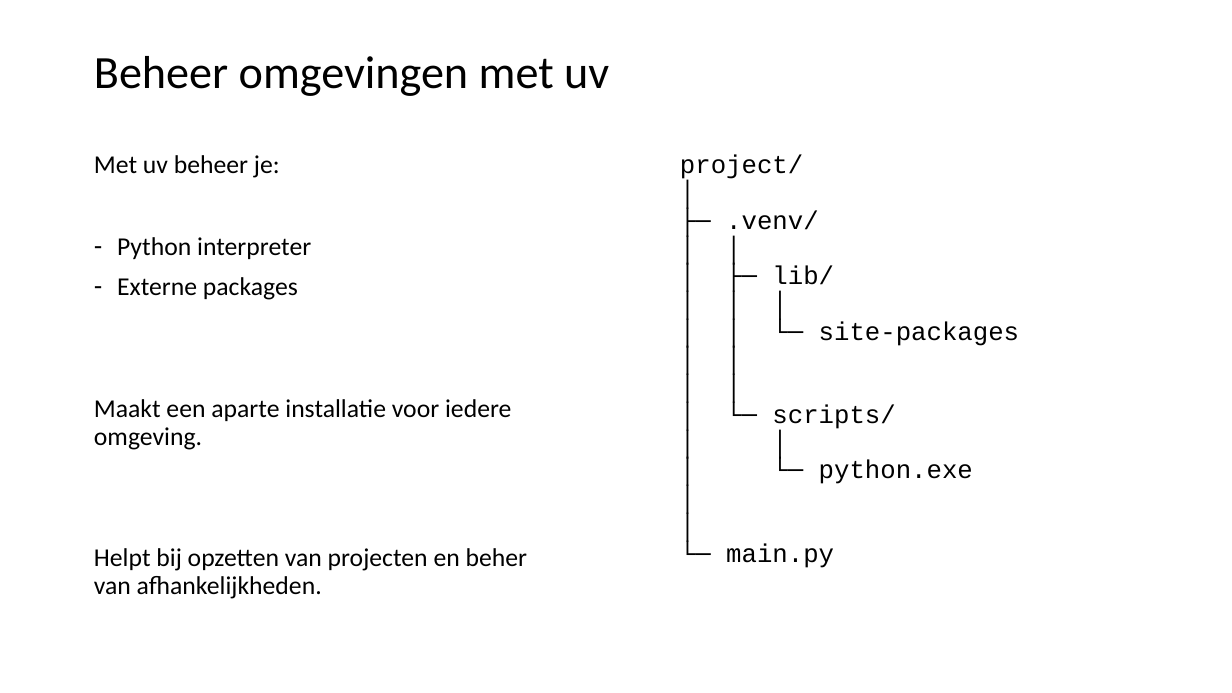
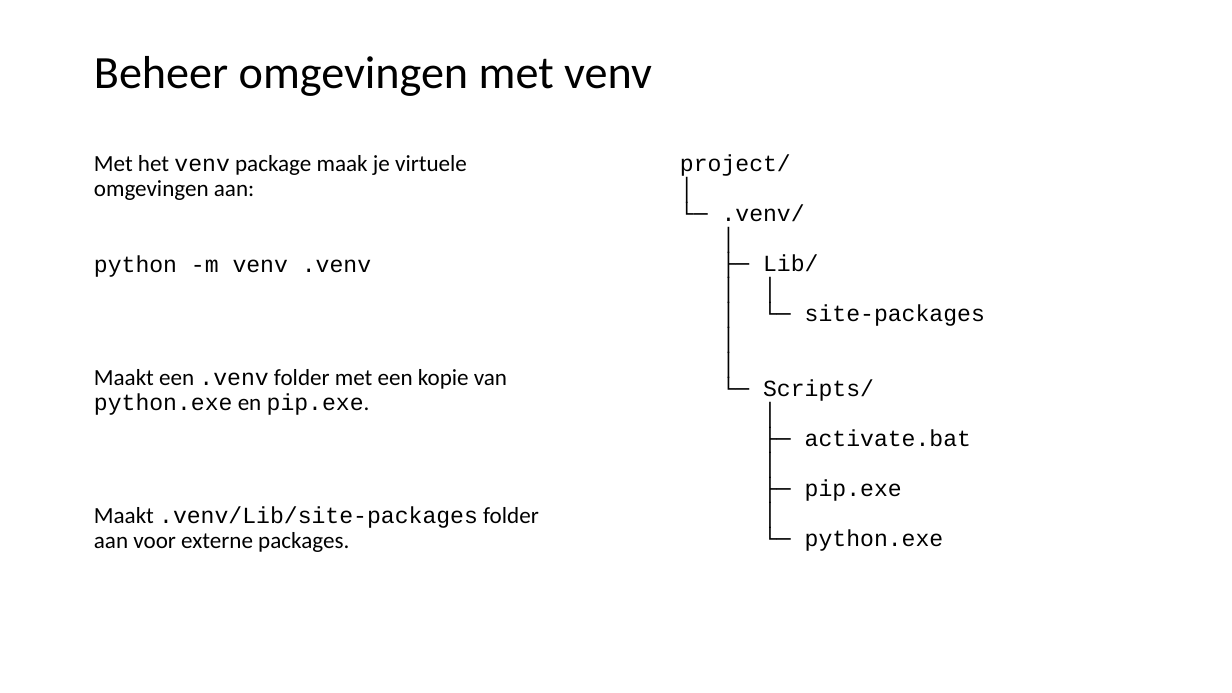
Before and after one commit to LFKoning/knowledge-sharing, a slide deck: slide 17 of python_course_4p/1_venv_package/1_venv_package.pptx (slide 14 before the commit). Drawn at 1232x693 pixels with LibreOffice and Linux fonts; fonts in the diff are those of the drawing. Boxes give left, top, right and bottom in pixels: in the first picture for what was removed or moved away, otherwise in the second. Text is boxed around its words. In the diff, an @@ line names an element or a change of style, - is before the commit and + after.

Commit message:
Update Python 4P part 1 and 4

```diff
--- a/python_course_4p/1_venv_package/1_venv_package.pptx
+++ b/python_course_4p/1_venv_package/1_venv_package.pptx
@@ title at <box>94,56,652,96</box>: text changed @@
-Beheer omgevingen met uv
+Beheer omgevingen met venv
@@ text at <box>94,155,539,552</box>: text changed; size 20 to 18 pt @@
-Met uv beheer je:
-– Python interpreter
-– Externe packages
-Maakt een aparte installatie voor iedere omgeving.
-Helpt bij opzetten van projecten en beher van afhankelijkheden.
+Met het venv package maak je virtuele omgevingen aan:
+python -m venv .venv
+Maakt een .venv folder met een kopie van python.exe en pip.exe.
+Maakt .venv/Lib/site-packages folder aan voor externe packages.
@@ text at <box>680,155,791,179</box>: size 20 to 18 pt in "project/", "│", "│ │", "│" and 1 more places @@
@@ text at <box>722,204,818,278</box>: text changed; size 20 to 18 pt @@
-├─ .venv/
+└─ .venv/
+│
+├─ Lib/
@@ text at <box>805,304,985,326</box>: text changed; size 20 to 18 pt @@
-│ ├─ lib/
-│ │ │
-│ │ └─ site-packages
-│ │
-│ │
-│ └─ scripts/
-│ │
-│ └─ python.exe
+│ └─ site-packages
@@ text at <box>763,379,971,551</box>: text changed; size 20 to 18 pt @@
-└─ main.py
+└─ Scripts/
+│
+├─ activate.bat
+│
+├─ pip.exe
+│
+└─ python.exe
```
Also in this commit, not shown: 38 other slides changed, 7 slides added, 3 slides removed, 5 other files.
